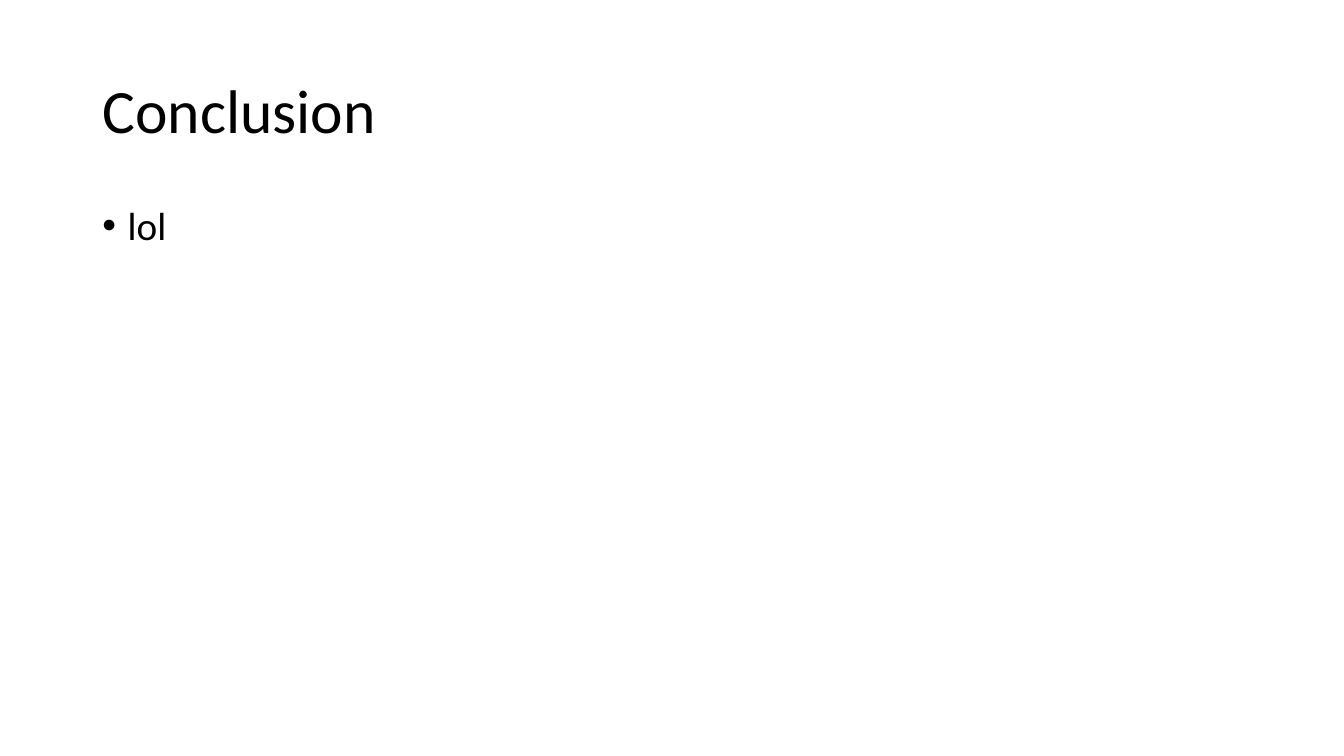
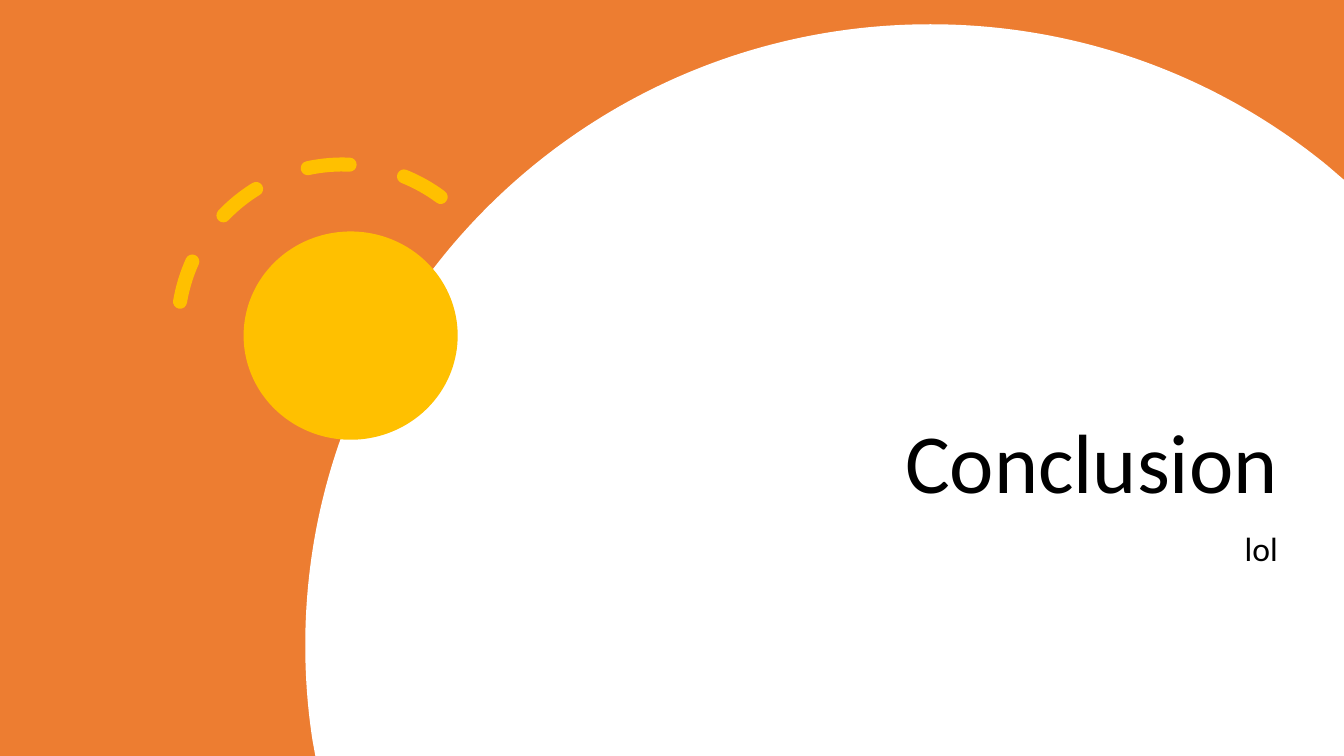
Before and after one commit to Eliefrh/Mamas-pizza, a slide deck: slide 15 of Doc/Mammas Pizzeria.pptx. Drawn at 1344x756 pixels with LibreOffice and Linux fonts; fonts in the diff are those of the drawing. Boxes give left, top, right and bottom in pixels: in the first picture for what was removed or moved away, otherwise in the second. Text is boxed around its words. In the diff, an @@ line names an element or a change of style, - is before the commit and + after.

```diff
--- a/Doc/Mammas Pizzeria.pptx
+++ b/Doc/Mammas Pizzeria.pptx
@@ rectangle added at [0,0,1344,756], fill #ED7D31 @@
@@ freeform shape added at [306,24,1344,756], fill #FFFFFF @@
@@ arc (boxed as its full ellipse) added at [111,97,574,561], outline #FFC000 10 pt dashed @@
@@ ellipse added at [244,232,458,441], fill #FFC000 @@
@@ title "Conclusion": place and size @@
-title "Conclusion" at [102,90,375,134]
+title "Conclusion" at [905,434,1277,494]
@@ title "Conclusion" at [905,434,1277,494]: size 44 to 60 pt; alignment left to right; vertical alignment middle to bottom @@
@@ text "lol": place and size @@
-text "lol" at [128,212,167,241]
+text "lol" at [1245,537,1278,562]
@@ text "lol" at [1245,537,1278,562]: size 28 to 24 pt; alignment left to right; bullet • to none @@
```
Also in this commit, not shown: 14 other slides changed, 1 other file.
